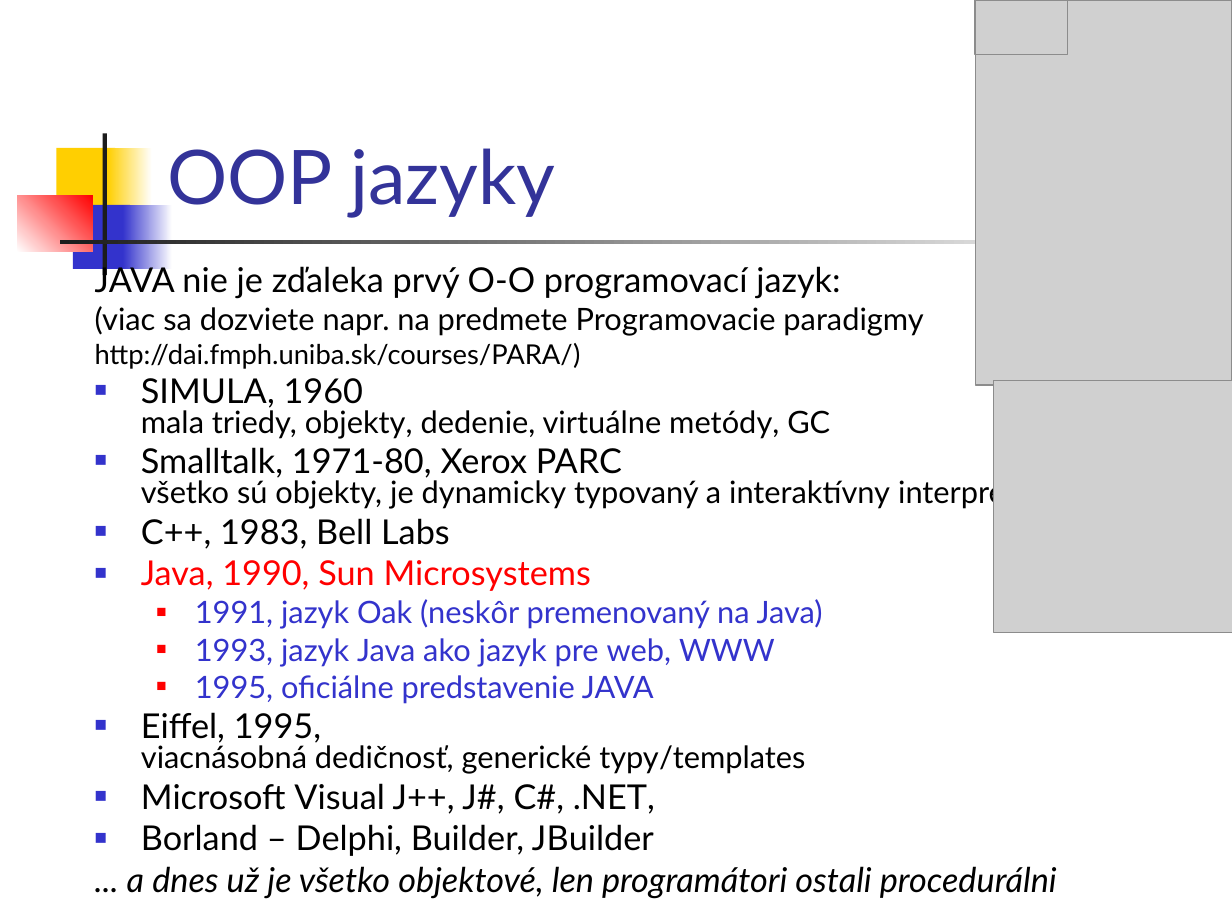
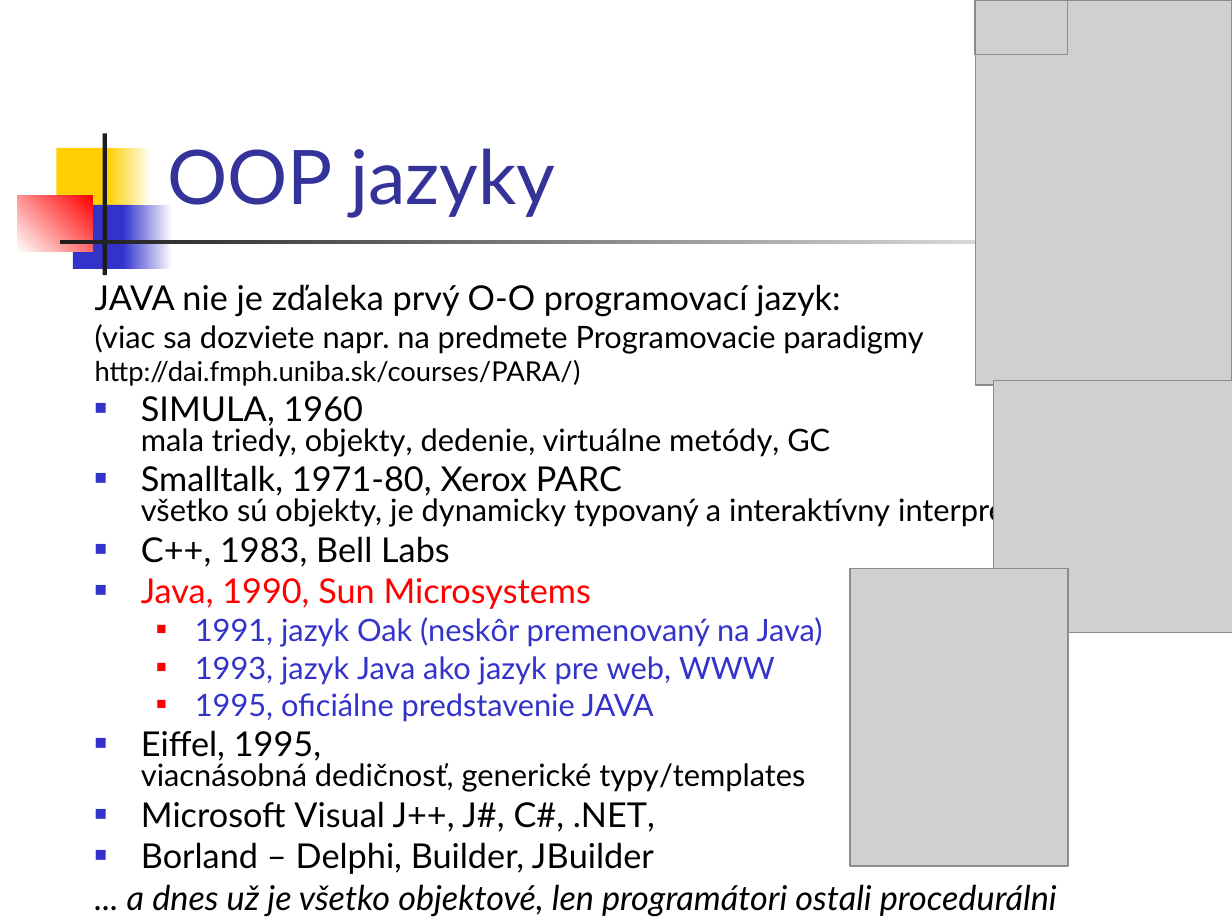
Before and after one commit to Programovanie4/Prednasky, a slide deck: slide 10 of 01/01_java.ppt (slide 9 before the commit). Drawn at 1232x924 pixels with LibreOffice and Linux fonts; fonts in the diff are those of the drawing; grey boxes stand for pictures. Boxes give left, top, right and bottom in pixels: in the first picture for what was removed or moved away, otherwise in the second. Text is boxed around its words. In the diff, an @@ line names an element or a change of style, - is before the commit and + after.

```diff
--- a/01/01_java.ppt
+++ b/01/01_java.ppt
@@ text "JAVA nie je zďaleka prvý ..." rewrapped from [95,263,1057,899] to [95,284,1057,916] @@
@@ picture added at [850,569,1068,866] @@
```
Also in this commit, not shown: 10 other slides changed, 1 slide added, 5 other files.
